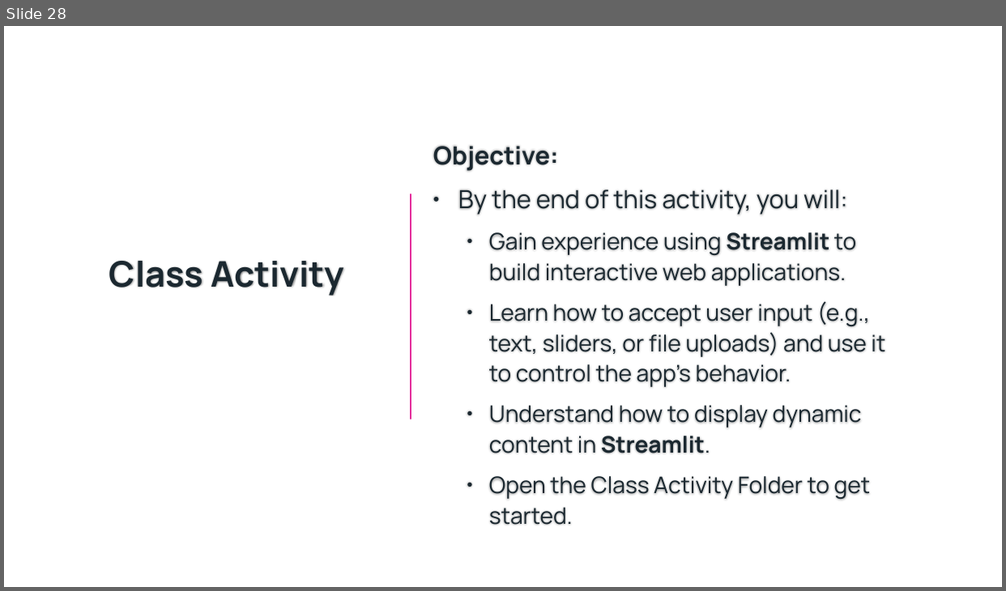
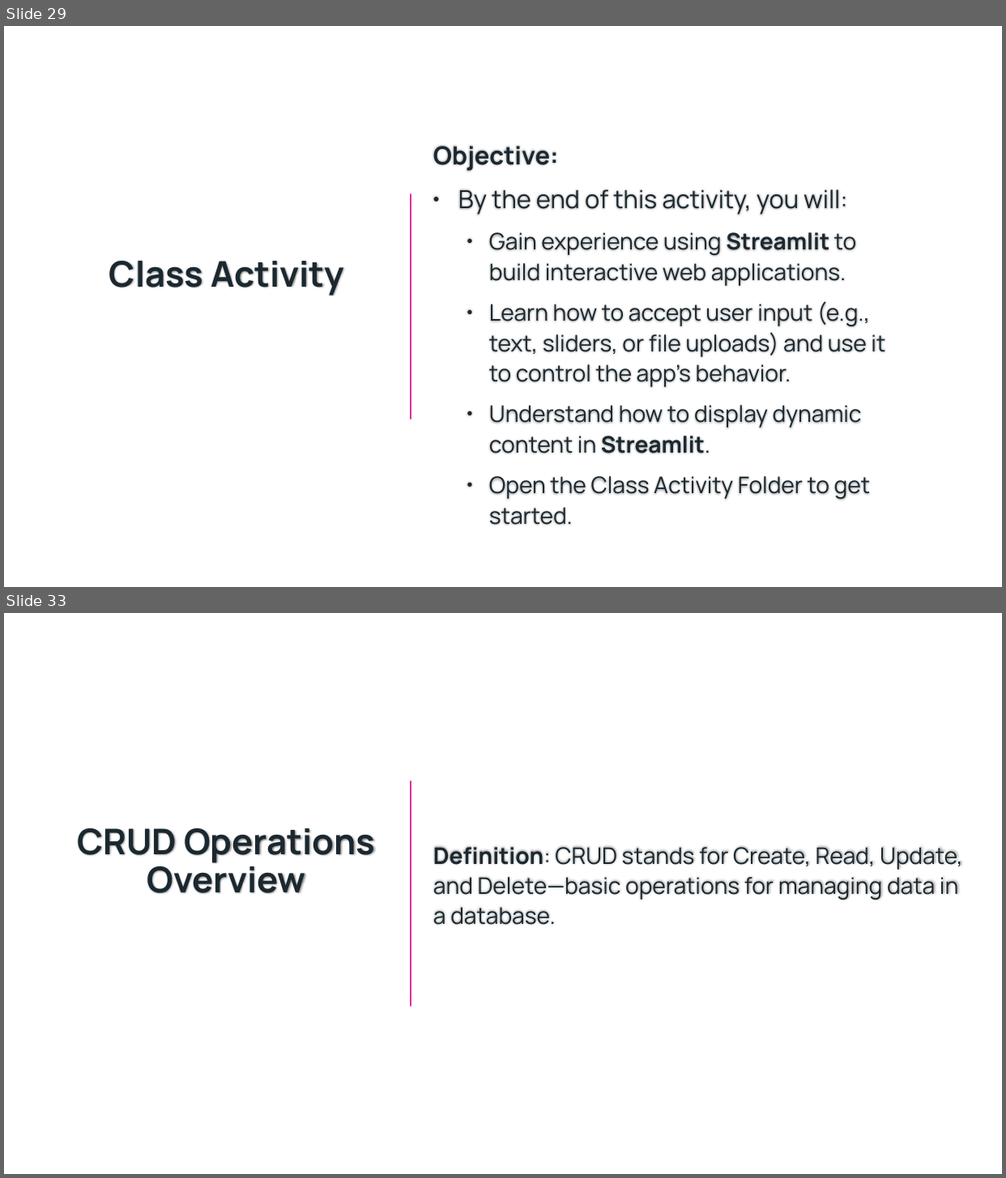
Before and after one commit to Bradford-College/Desigining-User-Interfaces-and-Working-with-Databases, a slide deck: lessonslide.pptx. Shown one above the other, each under a label of ours: slide 28 before the commit, slides 29 and 33 after it; the slides between them are not shown. The pictures are 1006x591 and 1006x1178 pixels, drawn with LibreOffice and Linux fonts; fonts in the diff are those of the drawing; background and template pictures are left out. Boxes give left, top, right and bottom in pixels: in the first picture for what was removed or moved away, otherwise in the second. Text is boxed around its words. In the diff, an @@ line names an element or a change of style, - is before the commit and + after.

Commit message:
Add API request and database connection code

```diff
--- a/lessonslide.pptx
+++ b/lessonslide.pptx
@@ slide 33 added at [4,613,1002,1174], background picture (left out) @@
@@ line added from (411, 781) to (411, 1006), #E32D9B 1.5 pt @@
@@ title added at [78,828,375,894], 34 pt, text #1B2830, bold @@
+CRUD Operations Overview
@@ text added at [433,846,963,925], 22 pt, text #1B2830 @@
+Definition: CRUD stands for Create, Read, Update, and Delete—basic operations for managing data in a database.
@@ what was slide 28 is now slide 29 @@
```
Also in this commit, not shown: 10 other slides added, 4 other files.
